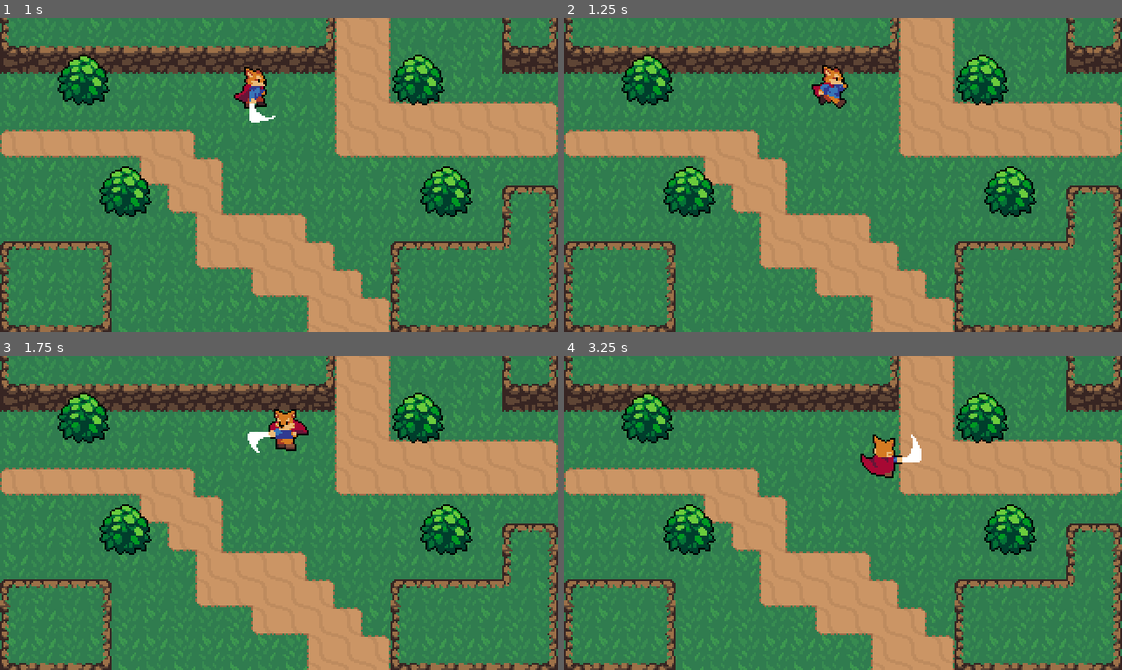
Above: before the commit, frames 1-4 (two rows, left to right).
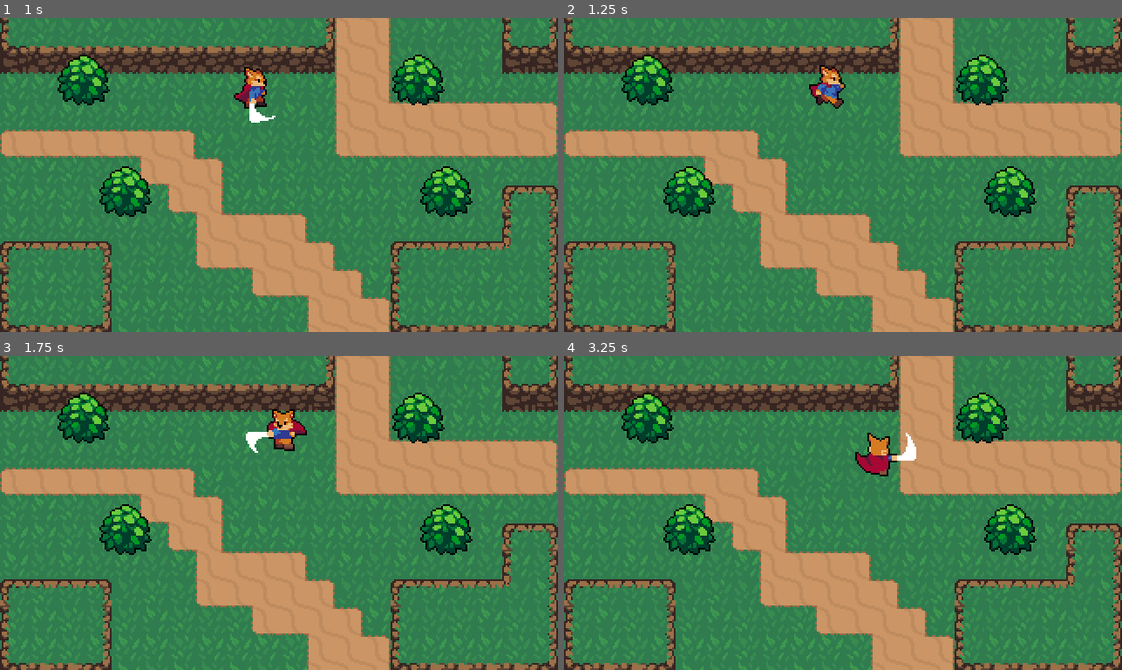
Above: after the commit, the same moments.

Repository: alexfrankcodes/godot-action-rpg
Game: Godot game, scene res://World.tscn
Same seed, same stepped clock (60 frames per second), same inputs: the game is played once before the commit and once after it.
Inputs:
- Up to frame 1 (1 s): tap Enter at 0.5 s; hold Right (ui_right) from 0.53 s (still down); tap Space (attack) at 0.6 s
- Up to frame 2 (1.25 s): keep holding Right (ui_right)
- Up to frame 3 (1.75 s): release Right (ui_right) at 1.28 s; hold Down (ui_down) from 1.28 s (still down); tap Space (attack) at 1.35 s
- Up to frame 4 (3.25 s): release Down (ui_down) at 2.03 s; hold Right (ui_right) 2.03-2.78 s; tap Space (attack) at 2.1, 2.85 s; hold Up (ui_up) from 2.78 s (still down)

Frame 1 is identical in both runs. In frame 2, 0.4% of the frame differs, in the area x 43-51%, y 15-29%; in frame 3, 0.3%; in frame 4, 0.7%, in the area x 52-65%, y 24-39%.

Commit message:
Refactored to use _process() instead of _physics_process()

Diff:
--- a/Player/Player.gd
+++ b/Player/Player.gd
@@ -20,7 +20,7 @@
 func _ready():
 	animationTree.active = true
 
-func _physics_process(delta):
+func _process(delta):
 	match state:
 		MOVE:
 			move_state(delta)
--- a/World.tscn
+++ b/World.tscn
@@ -517,14 +517,16 @@
 [node name="Player" parent="YSort" instance=ExtResource( 1 )]
 position = Vector2( 144, 48 )
 
-[node name="Bush" parent="YSort" instance=ExtResource( 2 )]
+[node name="Bushes" type="YSort" parent="YSort"]
+
+[node name="Bush" parent="YSort/Bushes" instance=ExtResource( 2 )]
 position = Vector2( 256, 104 )
 
-[node name="Bush2" parent="YSort" instance=ExtResource( 2 )]
+[node name="Bush2" parent="YSort/Bushes" instance=ExtResource( 2 )]
 position = Vector2( 240, 40 )
 
-[node name="Bush3" parent="YSort" instance=ExtResource( 2 )]
+[node name="Bush3" parent="YSort/Bushes" instance=ExtResource( 2 )]
 position = Vector2( 72, 104 )
 
-[node name="Bush4" parent="YSort" instance=ExtResource( 2 )]
+[node name="Bush4" parent="YSort/Bushes" instance=ExtResource( 2 )]
 position = Vector2( 48, 40 )
